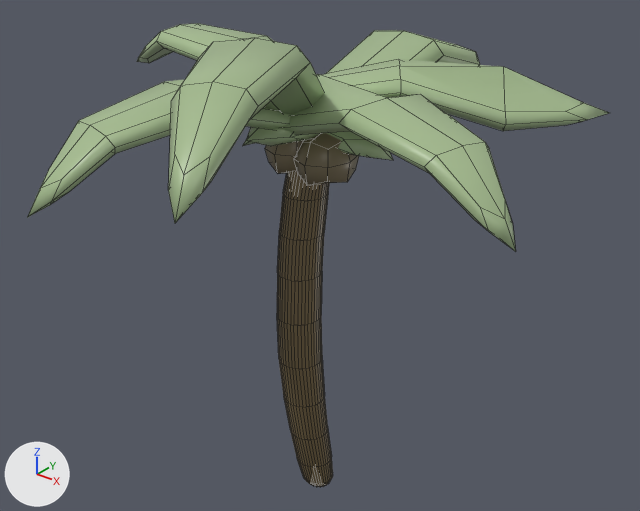
The FBX model Bird Gang/Assets/MayaEnvironment/PalmTree.fbx: old version first, new version second.
The view is the same before and after, from a camera (50 mm lens) standing at (0.0272, -0.0339, 0.0253) and looking at (-0.0005, 0.0007, 0.0039). Arrows for +X, +Y and +Z are at lower left; the lights stay in place. Mesh edges are drawn as thin lines. Where no turn or scale is listed for an object, it has been applied to the vertices.

The first picture shows 'palmTree1'.
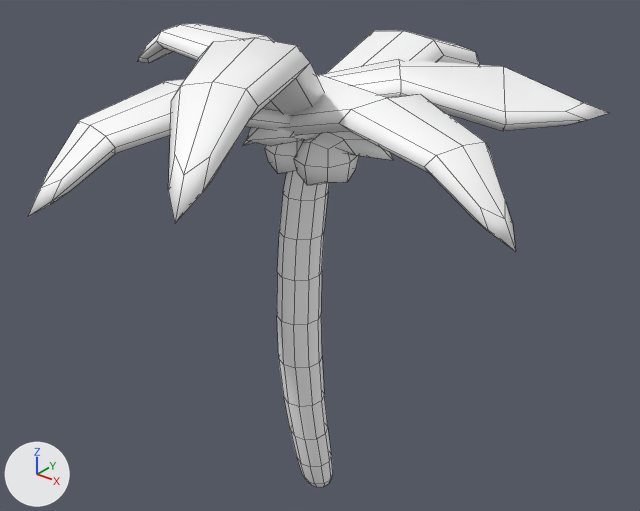
The newer file is also turned or shifted as a whole; pictures and numbers use the older file's frame.

Changed parts and their boxes [x1, y1, x2, y2] in the pictures (640 x 511 px):
'palmTree1', recoloured, reshaped (green to white): [28, 23, 609, 487] in both
part 1 of me_mesh, deleted (brown): before [277, 171, 333, 487]

The change in detail:
Material 'trunk' (mat_trunk) changes colour from brown #766545 to white #ffffff; in linear values from (0.181, 0.131, 0.0602) to (1.0, 1.0, 1.0).
Material 'leaves' (mat_leaves) changes colour from green #a6bc90 to white #ffffff; in linear values from (0.379, 0.504, 0.277) to (1.0, 1.0, 1.0).
Material 'podiumWood' (mat_podiumwood) changes colour from brown #7e7258 to white #ffffff; in linear values from (0.207, 0.167, 0.0974) to (1.0, 1.0, 1.0).
me_mesh is used by ob_palmtree1; location (0.0003, 0.00006, 0.00416).
me_mesh had 852 vertices, 832 faces and spanned x -0.014..0.0134, y -0.0162..0.0173, z -0.0154..0.0134.
me_mesh now has 450 vertices, 422 faces and spans x -0.014..0.0134, y -0.0162..0.0173, z -0.0154..0.0134.
me_mesh part 1: 402 vertices removed from x -0.0015..0.0009, y -0.003..0.0008, z -0.0154..0.0082.
